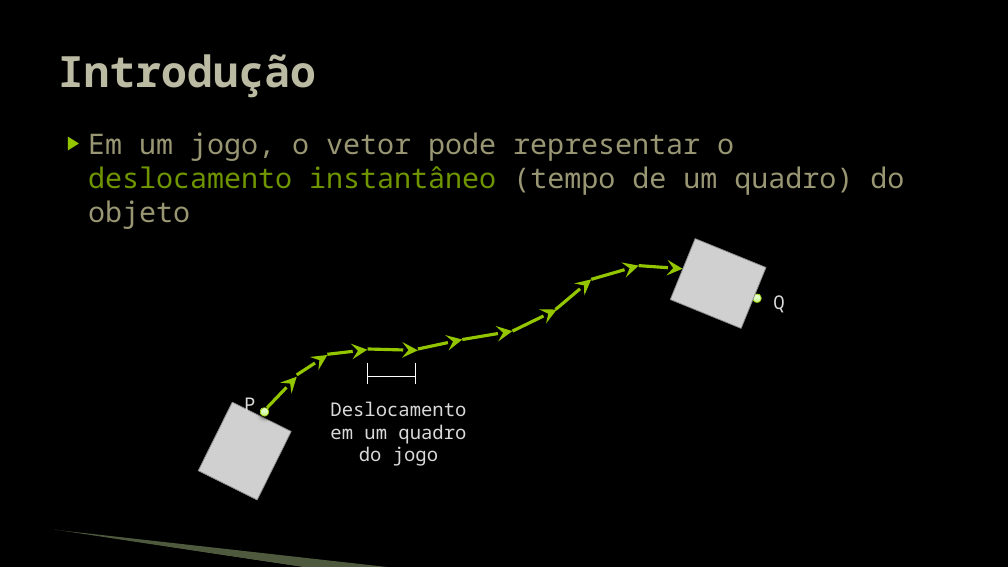
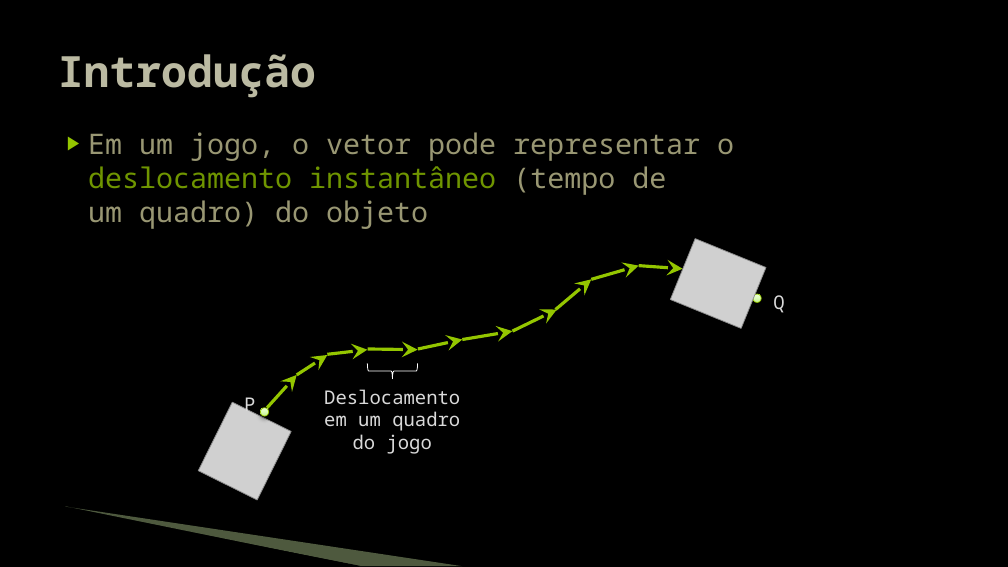
Before and after one commit to JudsonSS/Jogos, a slide deck: slide 3 of Slides/21. Deslocamento Vetorial.pptx. Drawn at 1008x567 pixels with LibreOffice and Linux fonts; fonts in the diff are those of the drawing; grey boxes stand for pictures; background and template pictures are left out. Boxes give left, top, right and bottom in pixels: in the first picture for what was removed or moved away, otherwise in the second. Text is boxed around its words. In the diff, an @@ line names an element or a change of style, - is before the commit and + after.

```diff
--- a/Slides/21. Deslocamento Vetorial.pptx
+++ b/Slides/21. Deslocamento Vetorial.pptx
@@ text "Em um jogo, o vetor ..." rewrapped from [88,132,904,229] to [88,132,734,229] @@
@@ text "Deslocamento": place and size @@
-text "Deslocamento" at [330,401,466,466]
+text "Deslocamento" at [324,389,460,454]
@@ line removed from (368, 377) to (415, 377) @@
@@ line removed from (368, 363) to (368, 384) @@
@@ right brace added at [368,364,417,379], outline #FFFFFF 0.75 pt @@
@@ line removed from (416, 363) to (416, 384) @@
@@ freeform shape: place and size @@
-freeform shape at [54,531,306,567]
+freeform shape at [64,508,360,566]
@@ freeform shape: place and size @@
-freeform shape at [55,530,393,567]
+freeform shape at [66,507,463,566]
```
Also in this commit, not shown: 6 other slides changed.
